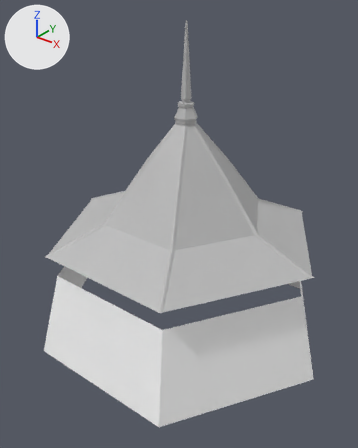
What one commit did to the FBX model OutdoorEnv/Content/Assets/House/envSmallHouse.fbx.
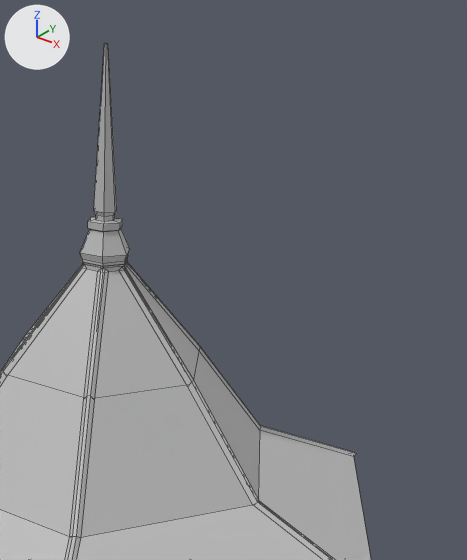
Each version is shown whole from a 50 mm lens placed at (5.34, -6.87, 6.44), pointed at (0.08, -0.3, 2.36), then close up on the part from 38% to 99% of the width and 0% to 58% of the height. Every picture has the same lights, and +X, +Y and +Z are marked at upper left. The close-ups show mesh edges as thin lines. Where no turn or scale is listed for an object, it has been applied to the vertices.

In view in the first close-up: 'envSmallHouse'.
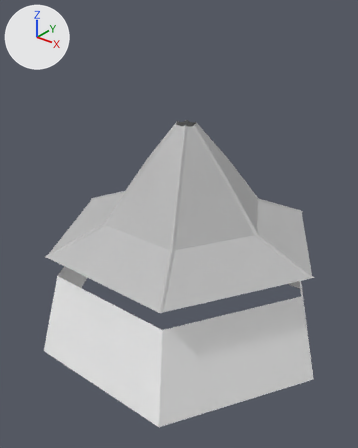
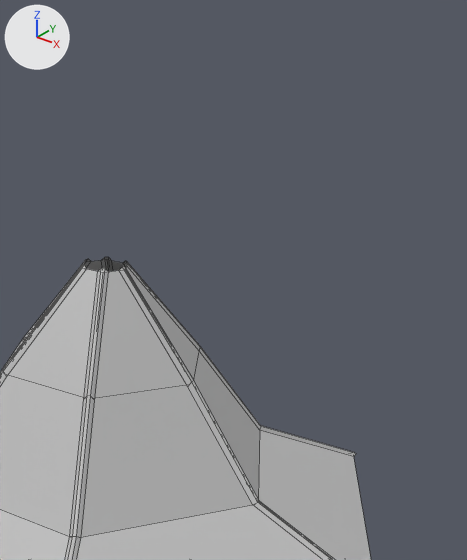
The change in detail:
me_mesh is used by ob_envsmallhouse; location (0.0, 0.0, 0.0).
me_mesh had 211 vertices, 162 faces and spanned x -2.95..2.95, y -2.56..2.56, z 0.01..5.89.
me_mesh now has 132 vertices, 78 faces and spans x -2.95..2.95, y -2.56..2.56, z 0.01..4.22.
Part 1, on me_mesh:
79 vertices are removed from x -0.22..0.22, y -0.18..0.18, z 4.22..5.89.
84 faces are deleted.

What differs and where, as boxes (x1, y1, x2, y2) in the close-ups (467 x 560 px):
'envSmallHouse', reshaped: before (0, 43, 371, 560); after (0, 257, 371, 560)
part 1 of me_mesh, deleted: before (80, 43, 130, 271)
